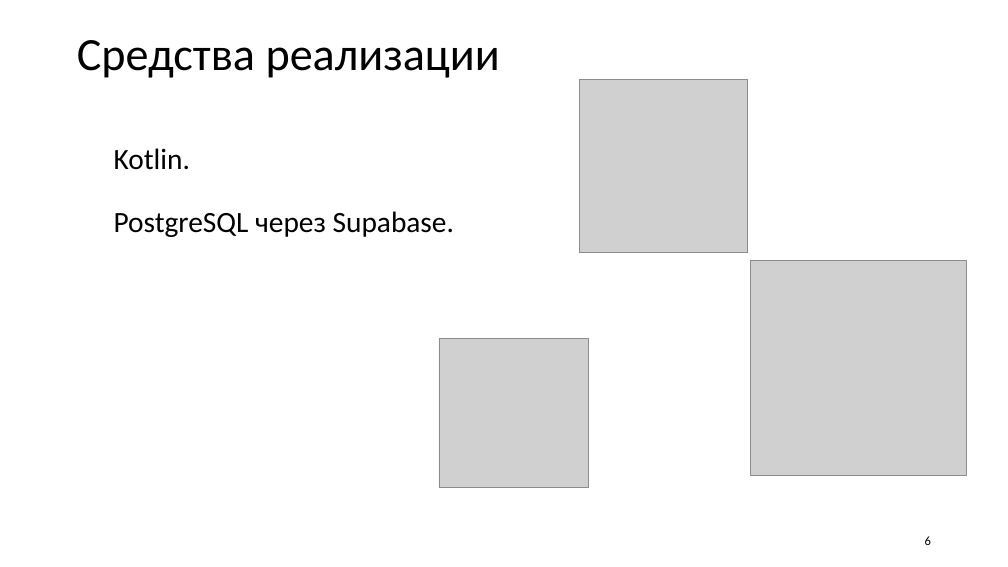
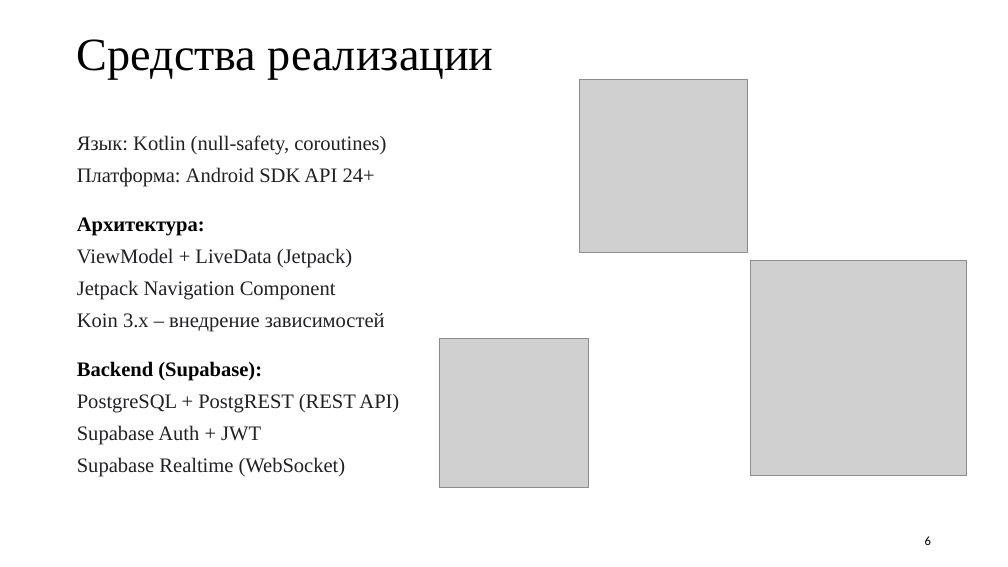
Before and after one commit to Hytakoe/ServiceWorkerApp, a slide deck: slide 6 of Селютин_Р_В_приложение_работника_автосервиса.pptx. Drawn at 1008x567 pixels with LibreOffice and Linux fonts; fonts in the diff are those of the drawing; grey boxes stand for pictures. Boxes give left, top, right and bottom in pixels: in the first picture for what was removed or moved away, otherwise in the second. Text is boxed around its words. In the diff, an @@ line names an element or a change of style, - is before the commit and + after.

```diff
--- a/Селютин_Р_В_приложение_работника_автосервиса.pptx
+++ b/Селютин_Р_В_приложение_работника_автосервиса.pptx
@@ title "Средства реализации" at [77,39,494,80]: font Calibri to Times New Roman @@
@@ text at [77,135,399,477]: text changed; size 28 to 19.6 pt; font Calibri to Times New Roman; text colour #000000 to #202124 @@
-Kotlin.
-PostgreSQL через Supabase.
+Язык: Kotlin (null-safety, coroutines)
+Платформа: Android SDK API 24+
+Архитектура:
+ViewModel + LiveData (Jetpack)
+Jetpack Navigation Component
+Koin 3.x – внедрение зависимостей
+Backend (Supabase):
+PostgreSQL + PostgREST (REST API)
+Supabase Auth + JWT
+Supabase Realtime (WebSocket)
```
Also in this commit, not shown: 7 other slides changed, 2 slides added, 4 slides removed, 4 other files.
